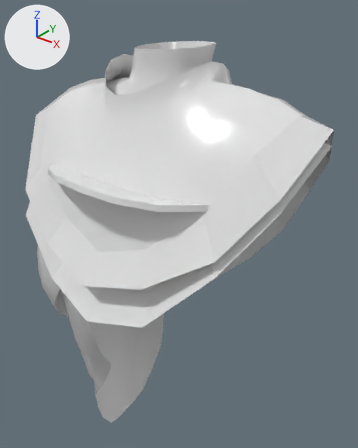
Before and after pictures for a commit that changed the FBX model Assets/Project/Models/Main Character/Final Character.fbx.
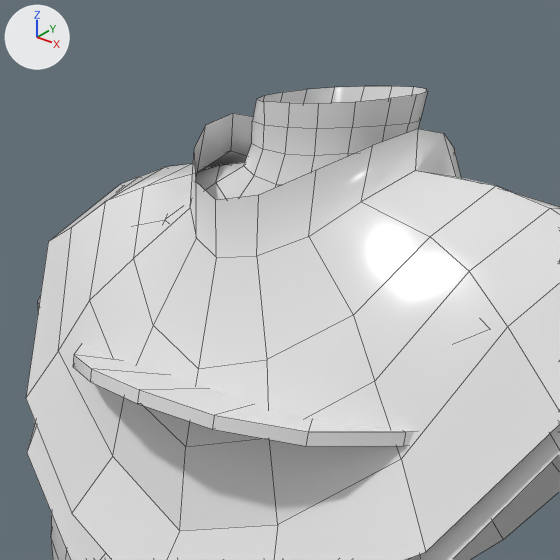
Old and new are each drawn whole from a 50 mm camera at (67.6, -70.2, 33.6) aimed at (4.5, 8.6, -15.3) and again close up on the part from 4% to 78% of the width and 0% to 59% of the height. Lighting does not change. The marker at upper left points along +X, +Y and +Z. The close-ups show mesh edges as thin lines. Where no turn or scale is listed for an object, it has been applied to the vertices.

The scene before the commit, as lines of its bpy script (objects in view):
```python
me_mesh_005 = bpy.data.meshes.new('Mesh.005')
me_mesh_005.from_pydata(...)  # 278 vertices, 251 faces; spans x -29.1..29.1, y -16.6..16.6, z -60.6..60.6
me_mesh_005.materials.append(mat_mr_cowboy)  # white #e7e7e7
me_mesh_006 = bpy.data.meshes.new('Mesh.006')
me_mesh_006.from_pydata(...)  # 68 vertices, 51 faces; spans x -33.5..33.5, y -19.4..19.4, z -30.7..30.7
me_mesh_006.materials.append(mat_mr_cowboy)  # white #e7e7e7
me_mesh_007 = bpy.data.meshes.new('Mesh.007')
me_mesh_007.from_pydata(...)  # 96 vertices, 80 faces; spans x -29.4..29.4, y -19.4..19.4, z -21.1..21.1
me_mesh_007.materials.append(mat_mr_cowboy)  # white #e7e7e7
ob_lower_poncho = bpy.data.objects.new('Lower_Poncho', me_mesh_006)
ob_lower_poncho.location = (7.5, -4.8, -13.4)
ob_retopo_cape = bpy.data.objects.new('Retopo_Cape', me_mesh_005)
ob_retopo_cape.location = (4.7, 3.8, -36.4)
ob_upper_poncho = bpy.data.objects.new('Upper_Poncho', me_mesh_007)
ob_upper_poncho.location = (11.6, -4.8, 1.1)
# also in view: 'Hat' at (10.1, -2.2, 0.3)
```
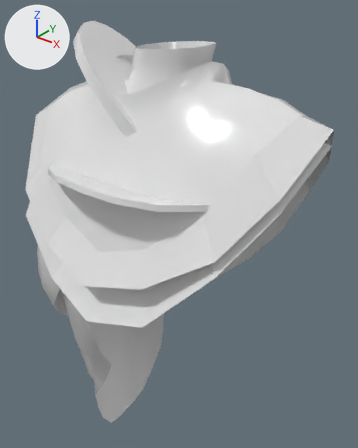
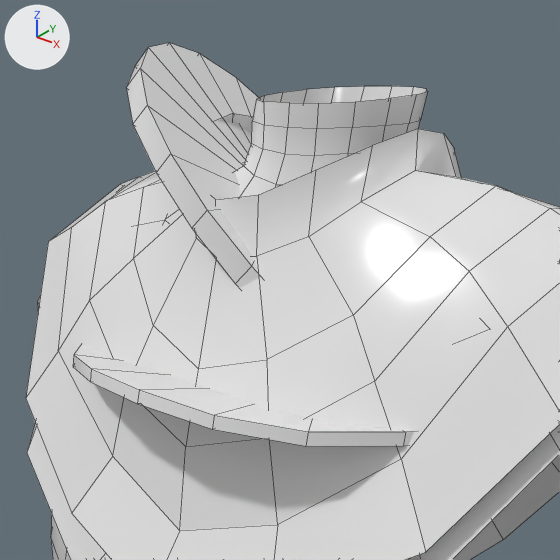
What changed in the scene script:
```text
Add me_mesh_011:
    me_mesh_011.from_pydata(...)  # 42 vertices, 60 faces; spans x -13.4..13.4, y -10.5..10.7, z -13.5..13.4
    me_mesh_011.materials.append(mat_mr_cowboy)  # white #e7e7e7
Add ob_holster_strip1:
    ob_holster_strip1 = bpy.data.objects.new('Holster_Strip1', me_mesh_011)
    ob_holster_strip1.location = (4.6, -2.6, 14.0)
```

Pixel boxes (x1, y1, x2, y2) of what changed, in the close-ups (560 x 560 px):
'Holster_Strip1', added
    after: (126, 43, 261, 288)
